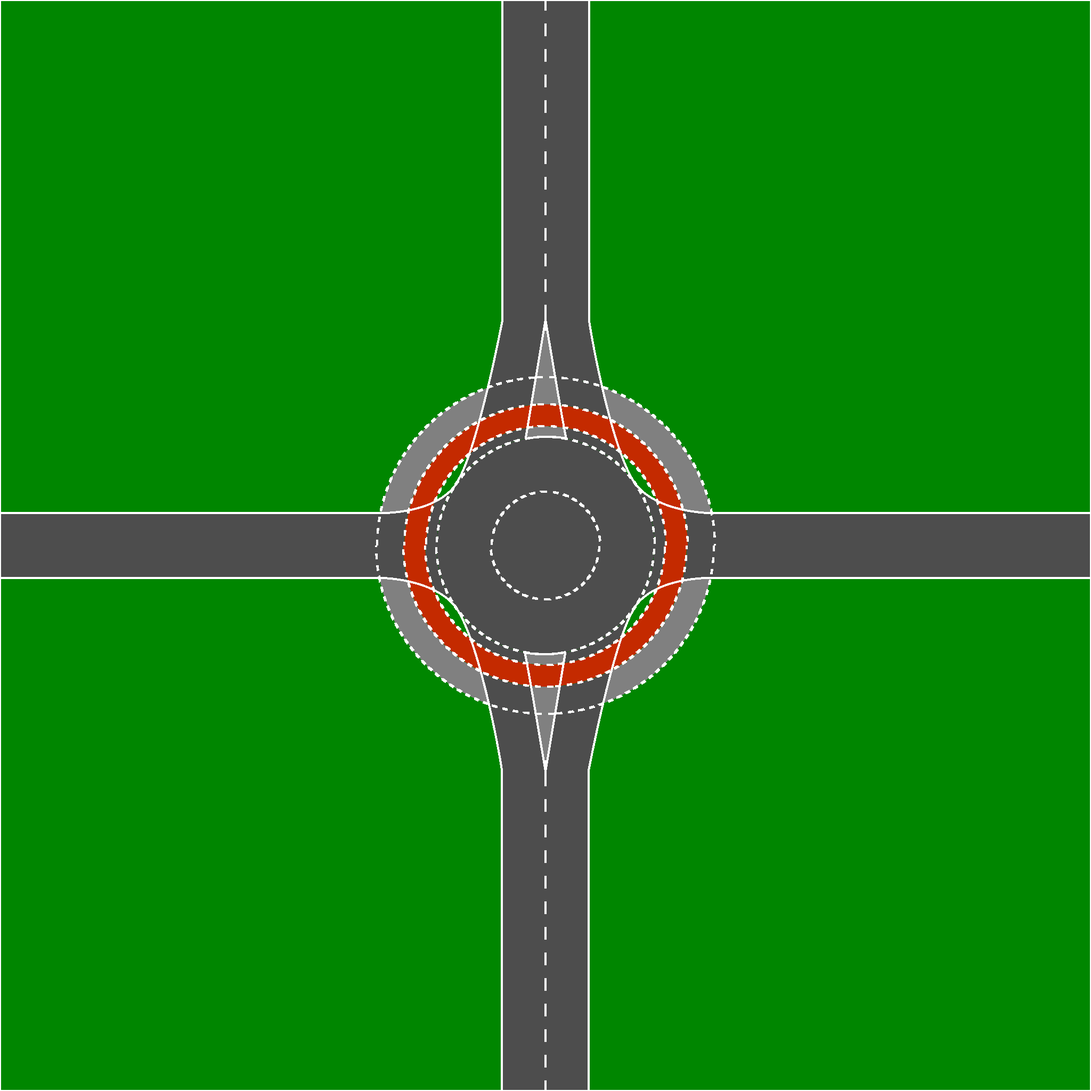
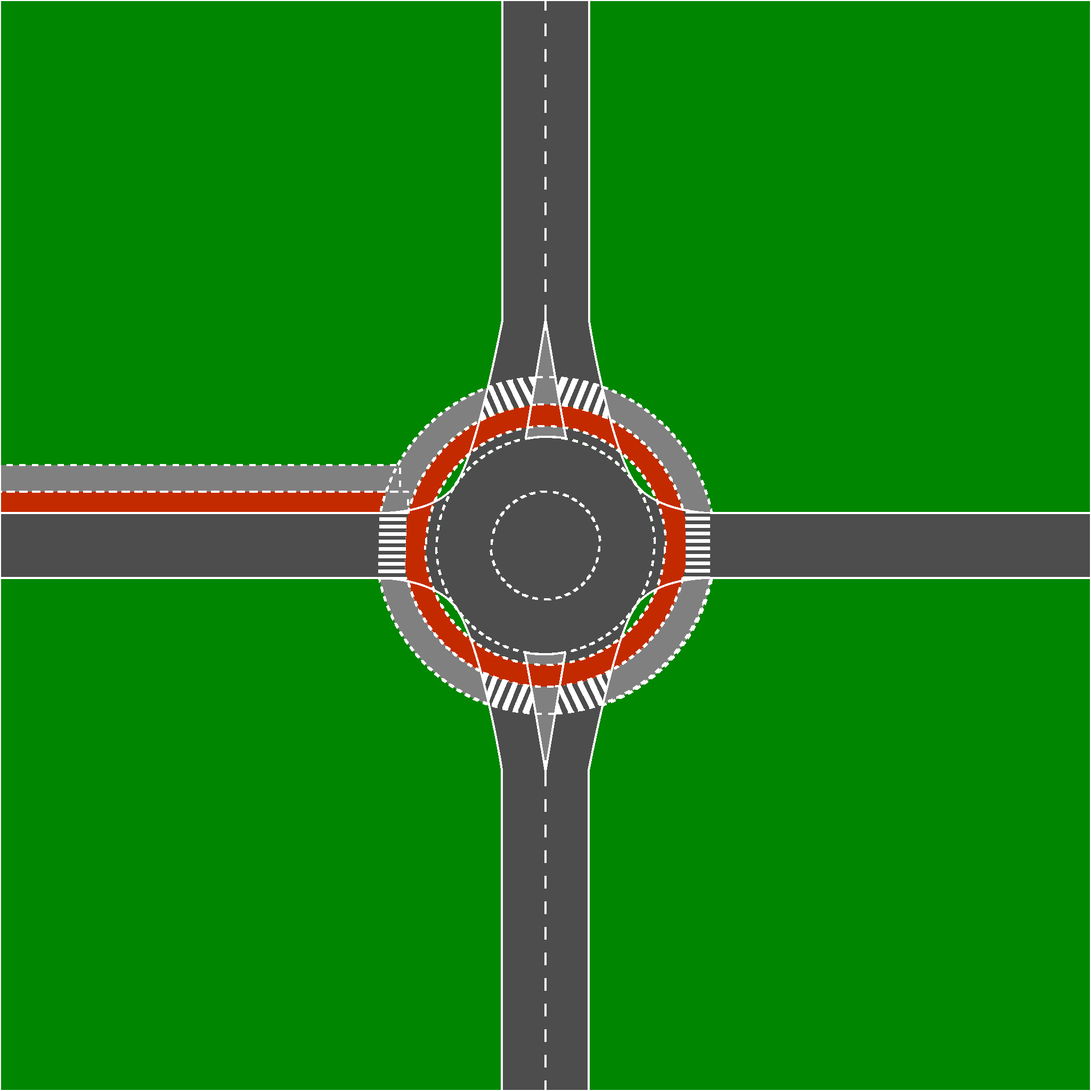
Two versions of the same layered image (1091×1091). Layer-by-layer changes:
removed layer "Eingefügte Ebene" over [375, 545, 716, 715]
removed layer "straßen" over [1, 377, 717, 546]
renamed "Hintergrund" to "minikreisverkehr.png", painted on it over [1, 377, 717, 715]
